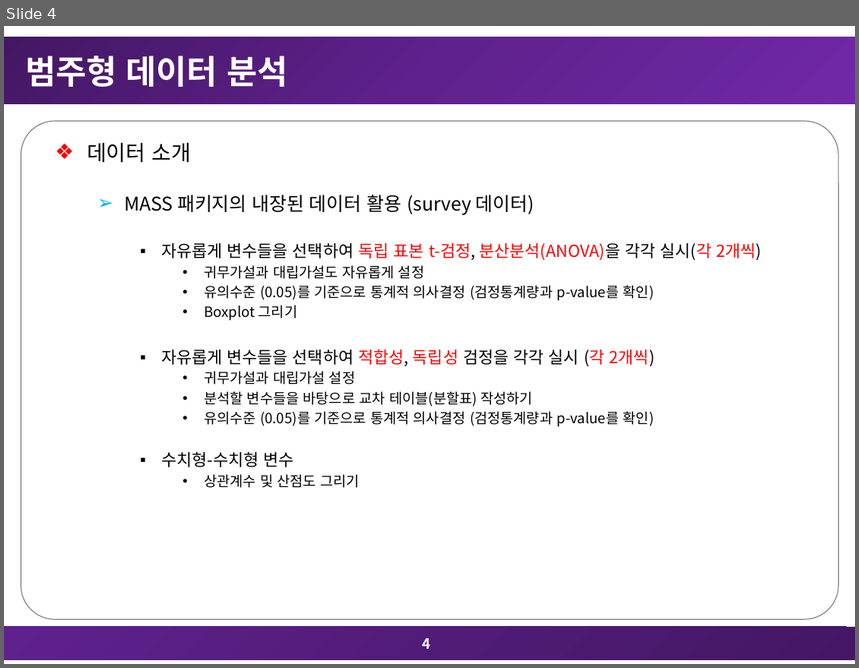
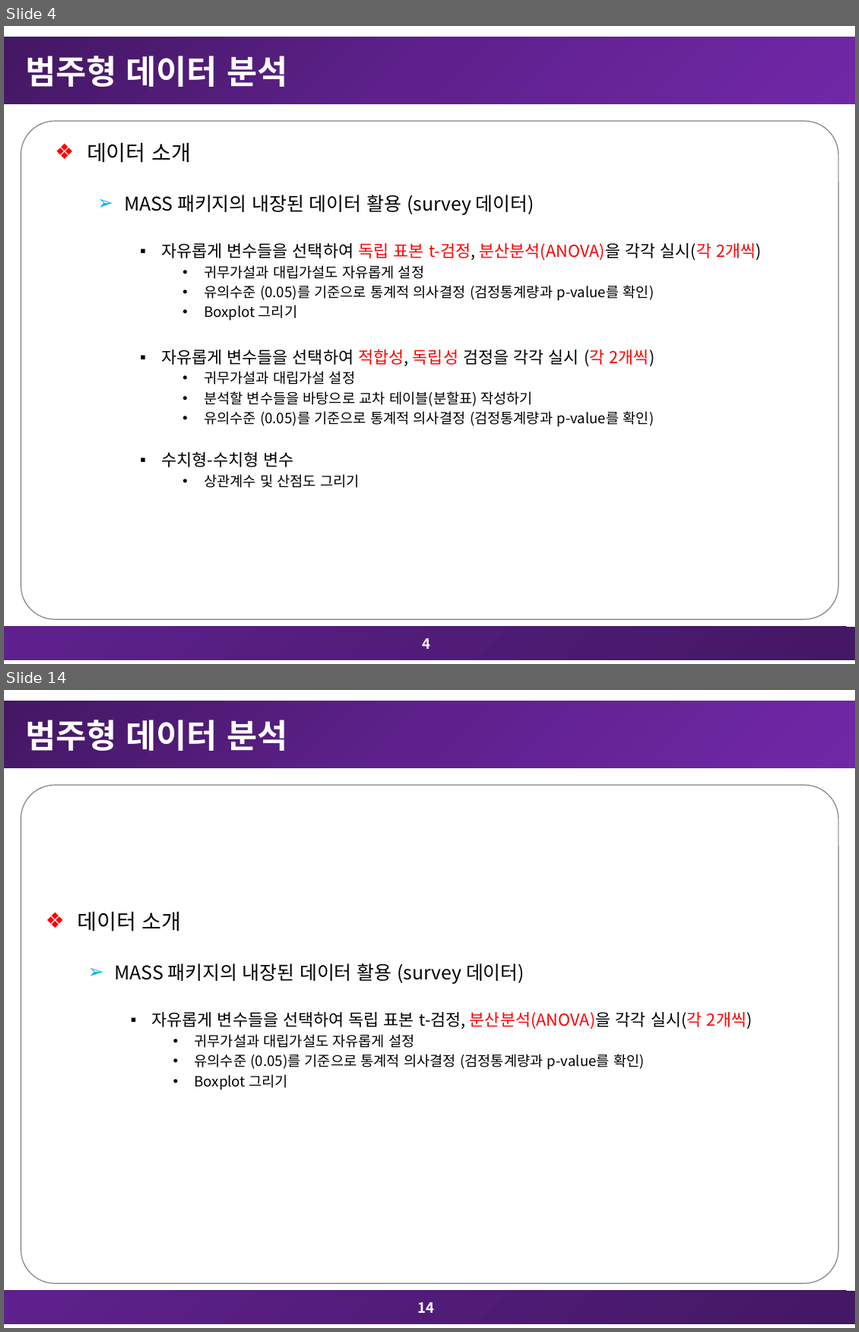
Before and after one commit to TaegyuHan/SCH_Multivariate_Analysis, a slide deck: 과제/8차_다변량분석_과제_20171483_한태규.pptx. Shown one above the other, each under a label of ours: slide 4 before the commit, slides 4 and 14 after it; the slides between them are not shown. The pictures are 859x668 and 859x1332 pixels, drawn with LibreOffice and Linux fonts; fonts in the diff are those of the drawing. Boxes give left, top, right and bottom in pixels: in the first picture for what was removed or moved away, otherwise in the second. Text is boxed around its words. In the diff, an @@ line names an element or a change of style, - is before the commit and + after.

```diff
--- a/과제/8차_다변량분석_과제_20171483_한태규.pptx
+++ b/과제/8차_다변량분석_과제_20171483_한태규.pptx
@@ slide 14 added at [4, 690, 855, 1328], background #FFFFFF; not listed: 3 template elements that a slide beside it also shows @@
@@ title added at [26, 720, 287, 751], 28 pt, text #FFFFFF, bold @@
+범주형 데이터 분석
@@ text added at [78, 912, 753, 1091], 12 pt, text #000000 @@
+  ❖ 데이터 소개
+  ➢ MASS 패키지의 내장된 데이터 활용 (survey 데이터)
+    ▪ 자유롭게 변수들을 선택하여 독립 표본 t-검정, 분산분석(ANOVA)을 각각 실시(각 2개씩)
+      • 귀무가설과 대립가설도 자유롭게 설정
+      • 유의수준 (0.05)를 기준으로 통계적 의사결정 (검정통계량과 p-value를 확인)
+      • Boxplot 그리기
@@ page number added at [418, 1303, 435, 1313], 12 pt, text #FFFFFF, bold @@
+14
```
Also in this commit, not shown: 28 other slides added, 5 other files.
